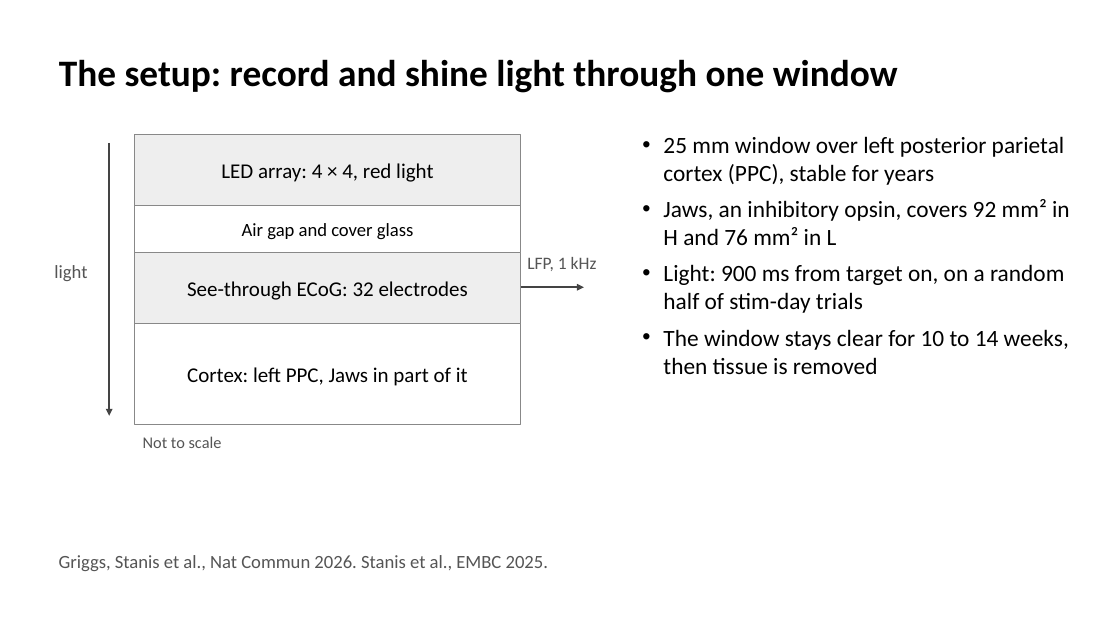
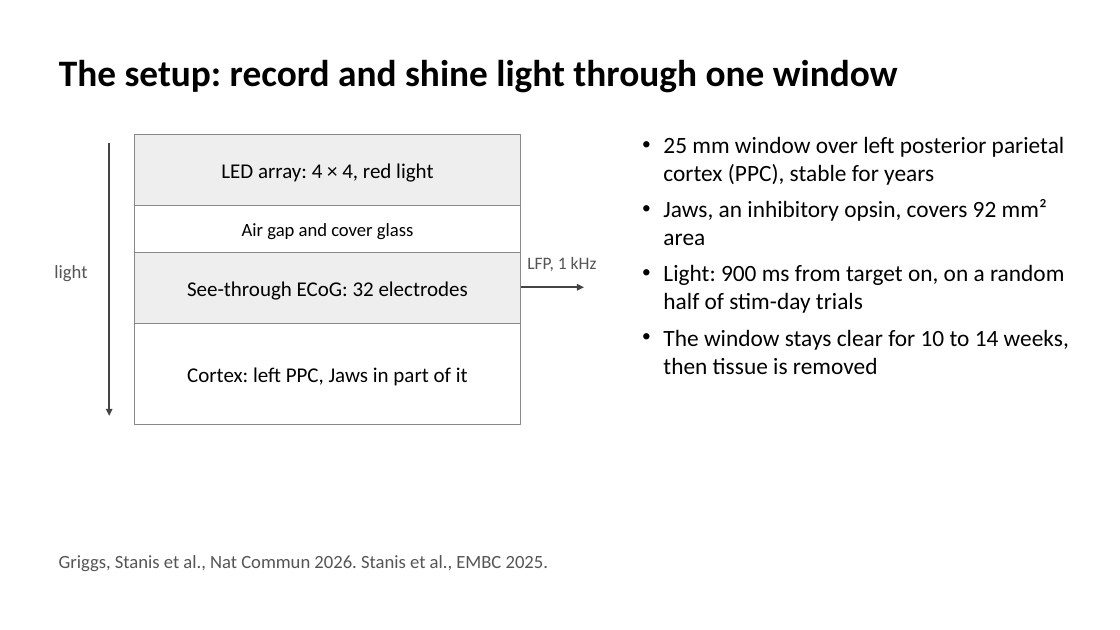
Before and after one commit to smartadi/tpgdar, a slide deck: slide 3 of TP-GDAR_IOS_Reach.pptx. Drawn at 1120x630 pixels with LibreOffice and Linux fonts; fonts in the diff are those of the drawing. Boxes give left, top, right and bottom in pixels: in the first picture for what was removed or moved away, otherwise in the second. Text is boxed around its words. In the diff, an @@ line names an element or a change of style, - is before the commit and + after.

```diff
--- a/TP-GDAR_IOS_Reach.pptx
+++ b/TP-GDAR_IOS_Reach.pptx
@@ text at (663, 199, 1047, 245): text changed @@
-• Jaws, an inhibitory opsin, covers 92 mm² in H and 76 mm² in L
+• Jaws, an inhibitory opsin, covers 92 mm² area
@@ text removed at (143, 436, 222, 448) @@
-Not to scale
```
Also in this commit, not shown: 12 other slides changed, 17 slides added, 7 slides removed, 6 other files.
